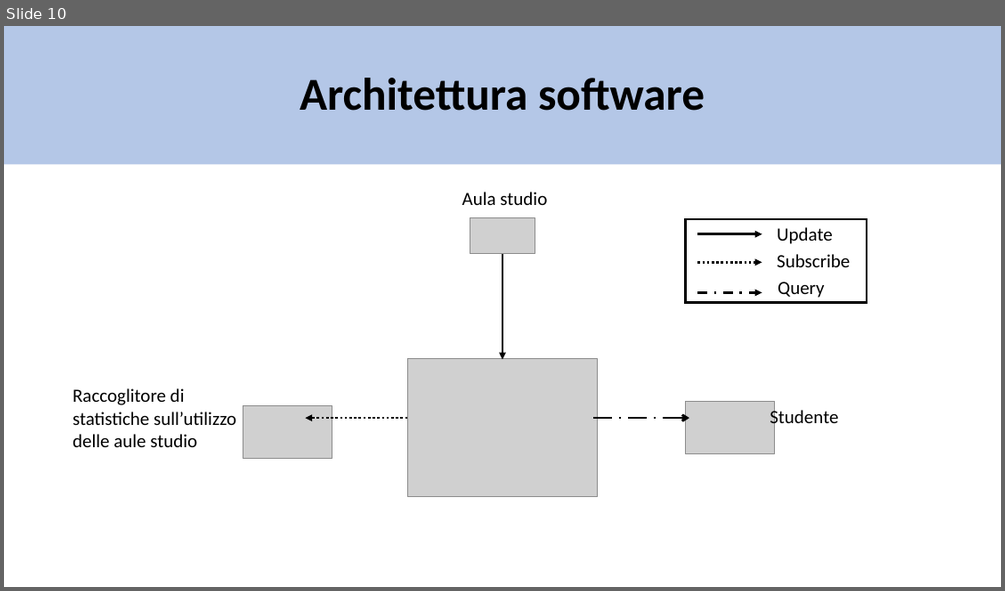
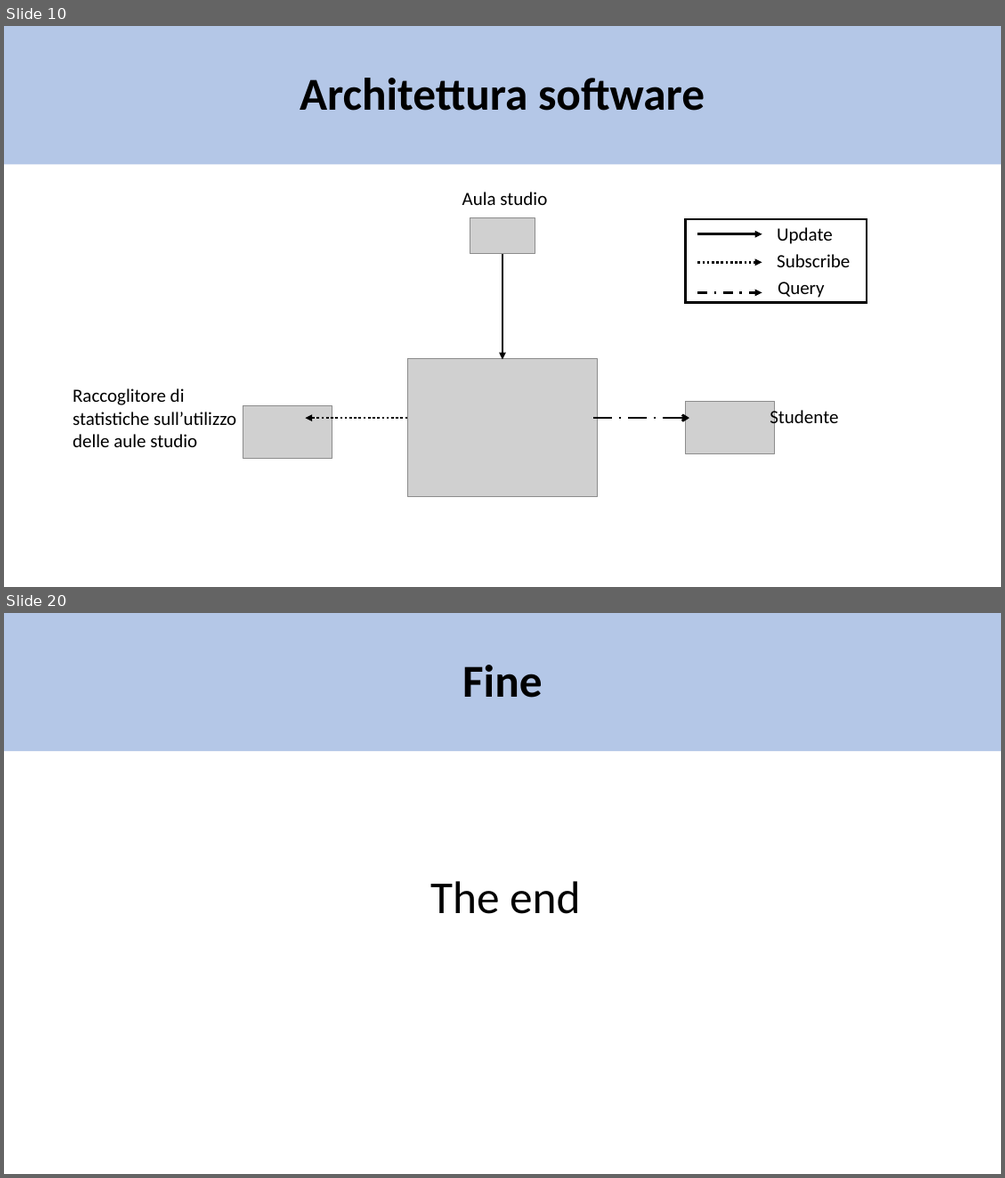
Before and after one commit to matte21/CalcM, a slide deck: ontologia.pptx. Shown one above the other, each under a label of ours: slide 10 before the commit, slides 10 and 20 after it; the slides between them are not shown. The pictures are 1005x591 and 1005x1178 pixels, drawn with LibreOffice and Linux fonts; fonts in the diff are those of the drawing; grey boxes stand for pictures. Boxes give left, top, right and bottom in pixels: in the first picture for what was removed or moved away, otherwise in the second. Text is boxed around its words. In the diff, an @@ line names an element or a change of style, - is before the commit and + after.

```diff
--- a/ontologia.pptx
+++ b/ontologia.pptx
@@ slide 20 added at bbox=[4, 613, 1001, 1174], background #FFFFFF @@
@@ rectangle added at bbox=[4, 613, 1001, 751], fill #B4C7E7, 44 pt, text #000000, bold @@
+Fine
@@ text added at bbox=[430, 881, 580, 914], 44 pt, text #000000 @@
+The end
```
Also in this commit, not shown: 2 slides changed, 7 other slides added, 4 slides removed, 1 other file.
